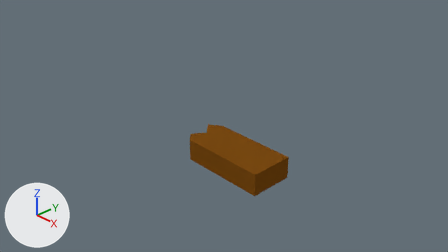
A saved change to the Blender file Project Gamma/Assets/Models/Environment Pieces/Wood Plank-Cracked.blend.
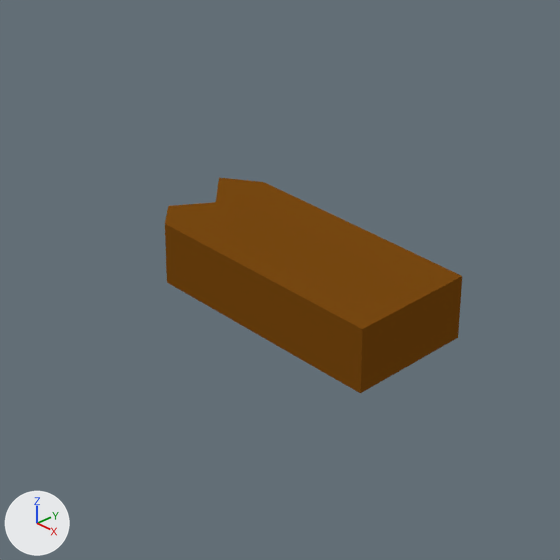
Old and new are each drawn from the file's camera 'Camera' and again close up on the part from 30% to 72% of the width and 26% to 100% of the height. Arrows for +X, +Y and +Z are at lower left; the lights stay in place.

In view in the first close-up: 'Wood Plank-Cracked'.
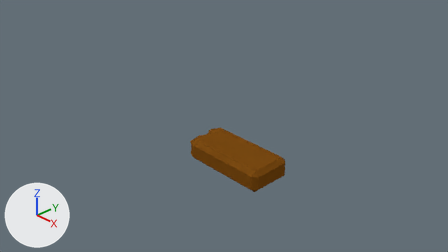
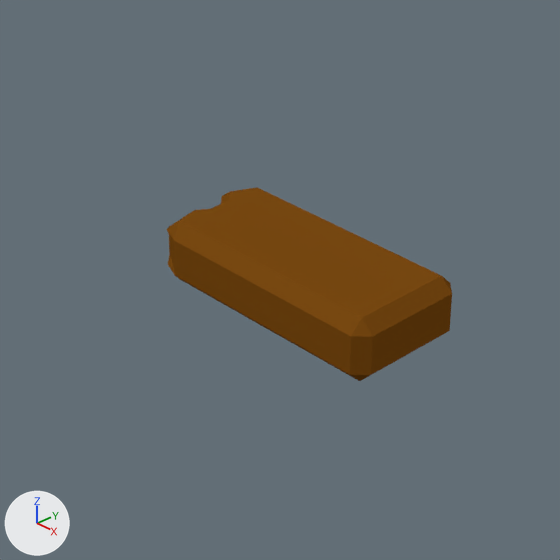
Pixel boxes (x1, y1, x2, y2) of what changed, in the close-ups (560 x 560 px):
'Wood Plank-Cracked', modifiers changed (10% shorter)
    before: (165, 178, 462, 393)
    after: (167, 187, 452, 381)

The change, as a list of edits to the scene's bpy script:
```text
Change ob_wood_plank_cracked:
    add _m = ob_wood_plank_cracked.modifiers.new('Bevel', 'BEVEL')
    add _m.limit_method = 'NONE'
    add _m.spread = 0.0
```
